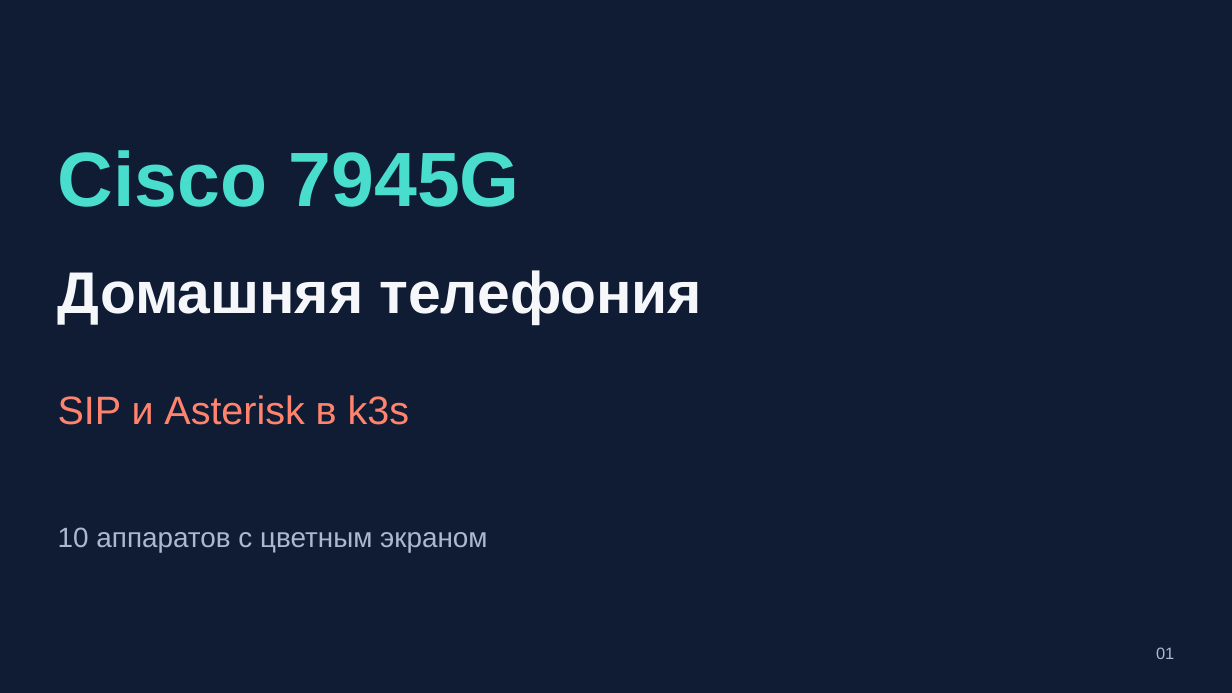
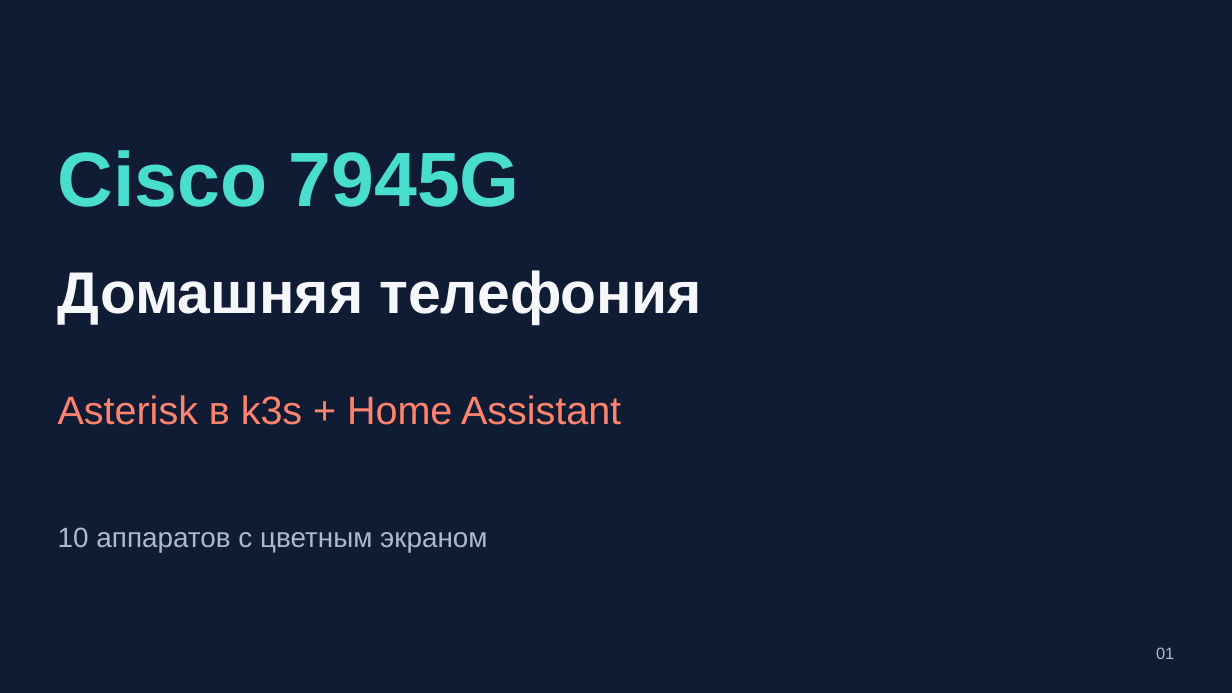
Before and after one commit to 4alvit/cisco-home-telephony, a slide deck: slide 1 of docs/slides/cisco-home-telephony.pptx. Drawn at 1232x693 pixels with LibreOffice and Linux fonts; fonts in the diff are those of the drawing. Boxes give left, top, right and bottom in pixels: in the first picture for what was removed or moved away, otherwise in the second. Text is boxed around its words. In the diff, an @@ line names an element or a change of style, - is before the commit and + after.

Commit message:
Add PBX bootstrap mode and complete Home Assistant deployment visuals

```diff
--- a/docs/slides/cisco-home-telephony.pptx
+++ b/docs/slides/cisco-home-telephony.pptx
@@ text at (58,395,621,425): text changed @@
-SIP и Asterisk в k3s
+Asterisk в k3s + Home Assistant
```
Also in this commit, not shown: 3 other slides changed, 7 slides added, 5 slides removed, 14 other files.
